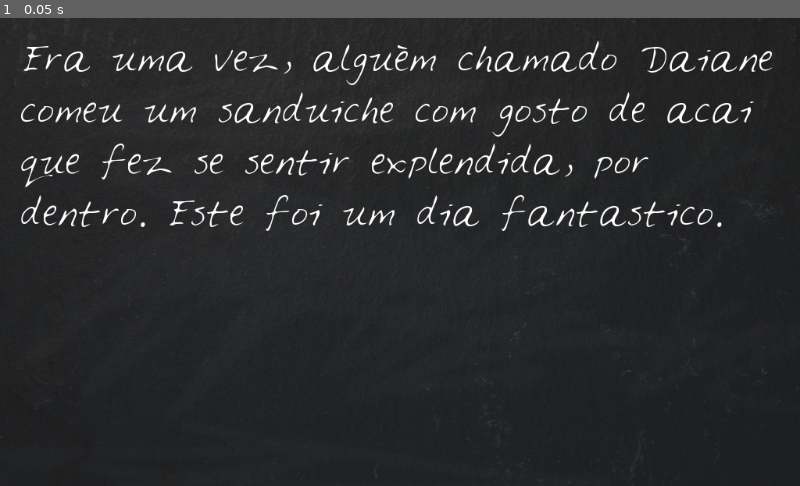
Above: before the commit, frame 1.
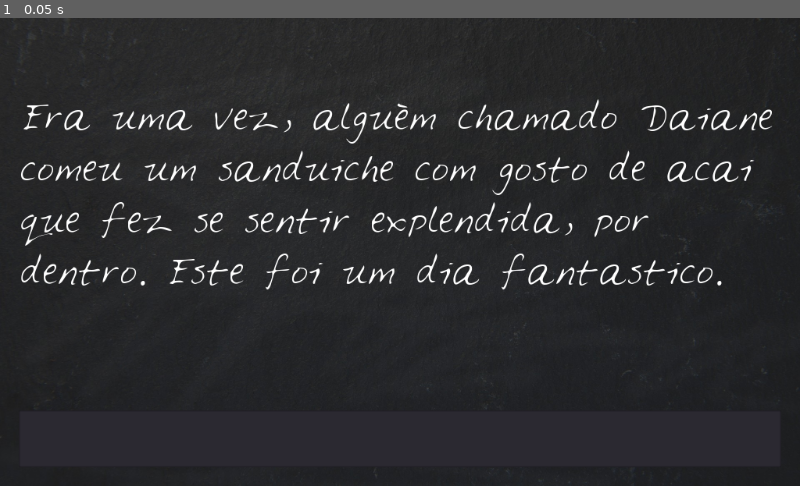
Above: after the commit, the same moment.

Repository: alexandrepeluchi/godot-udemy
Game: Godot game, scene res://LoonyLips.tscn
Two runs of this game, one before a commit and one after it. Both use one fixed random seed, a clock stepped at 60 frames per second and the inputs below.
Inputs:
- Up to frame 1 (0.05 s): no input

The runs differ from the first frame. In frame 1, 7.7% of the frame differs, in the area x 2-97%, y 4-59%.

Commit message:
Adicionando campo de texto e organizando componentes nas Scene

Diff:
--- a/Loony_Lips/LoonyLips.gd
+++ b/Loony_Lips/LoonyLips.gd
@@ -5,6 +5,5 @@
 	var prompts = ["Daiane", "acai", "explendida", "fantastico"]
 	#var story = "Era uma vez, %s assistiu %s e pensou esse foi o %s filme das ultimas duas décadas."
 	var story = "Era uma vez, alguém chamado %s comeu um sanduiche com gosto de %s que fez se sentir %s, por dentro. Este foi um dia %s."
-	print(story % prompts)
 
-	$DisplayText.text = story % prompts
+	$VBoxContainer/DisplayText.text = story % prompts
--- a/Loony_Lips/LoonyLips.tscn
+++ b/Loony_Lips/LoonyLips.tscn
@@ -1,8 +1,9 @@
-[gd_scene load_steps=5 format=2]
+[gd_scene load_steps=6 format=2]
 
 [ext_resource path="res://LoonyLips.gd" type="Script" id=1]
 [ext_resource path="res://gfx/blackboard.jpg" type="Texture" id=2]
 [ext_resource path="res://gfx/Feltpen.ttf" type="DynamicFontData" id=3]
+[ext_resource path="res://new_dynamicfont.tres" type="DynamicFont" id=4]
 
 [sub_resource type="DynamicFont" id=1]
 size = 40
@@ -25,16 +26,35 @@
 "_edit_use_anchors_": false
 }
 
-[node name="DisplayText" type="Label" parent="."]
+[node name="VBoxContainer" type="VBoxContainer" parent="."]
 anchor_right = 1.0
 anchor_bottom = 1.0
 margin_left = 24.0
 margin_top = 24.0
 margin_right = -24.0
 margin_bottom = -24.0
+alignment = 2
+__meta__ = {
+"_edit_use_anchors_": false
+}
+
+[node name="DisplayText" type="Label" parent="VBoxContainer"]
+margin_top = 74.0
+margin_right = 976.0
+margin_bottom = 474.0
+rect_min_size = Vector2( 0, 400 )
 custom_fonts/font = SubResource( 1 )
 text = "Placeholder Text"
 autowrap = true
 __meta__ = {
 "_edit_use_anchors_": false
 }
+
+[node name="LineEdit" type="LineEdit" parent="VBoxContainer"]
+margin_top = 479.0
+margin_right = 976.0
+margin_bottom = 552.0
+custom_fonts/font = ExtResource( 4 )
+__meta__ = {
+"_edit_use_anchors_": false
+}
